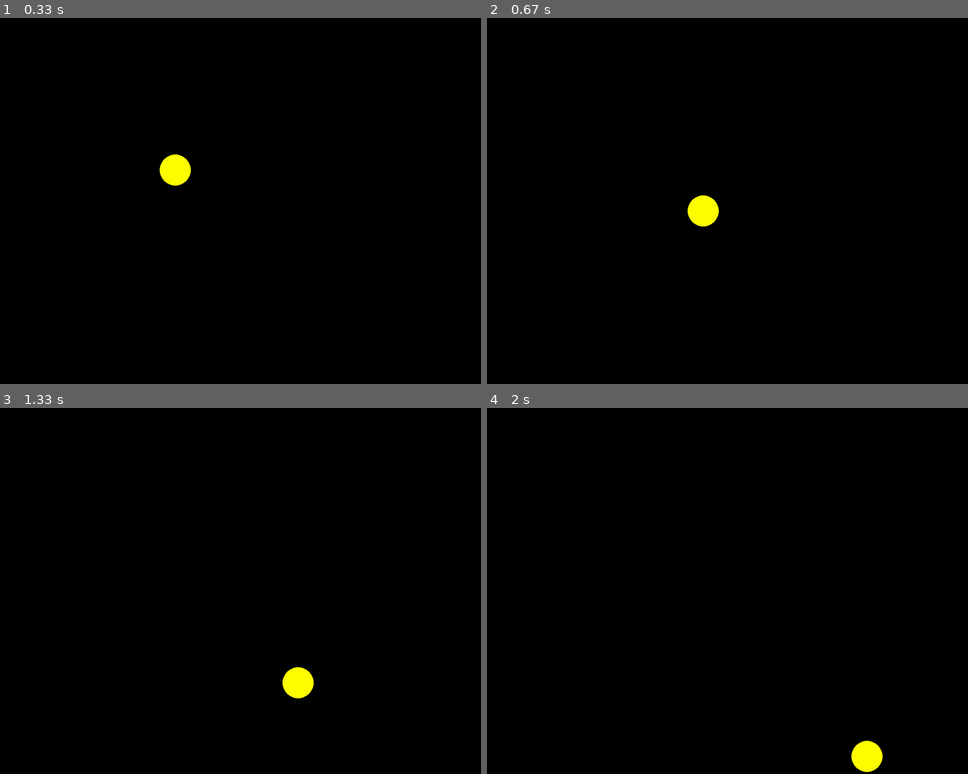
Above: before the commit, frames 1-4 (two rows, left to right).
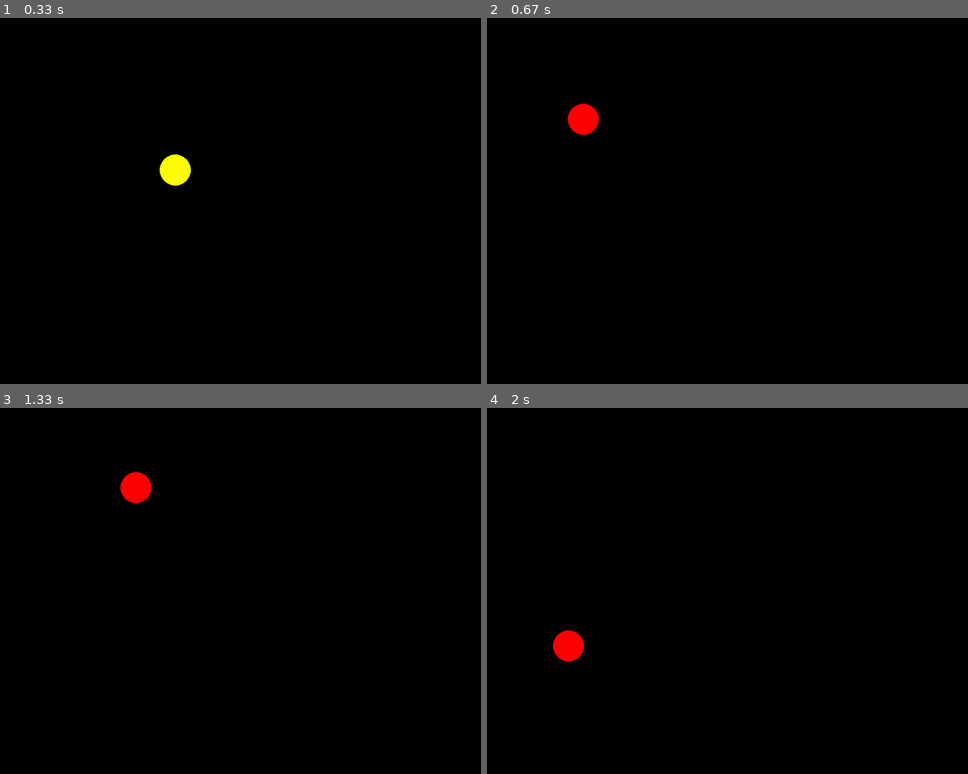
Above: after the commit, the same moments.

Repository: razorsee-ee/mfti
Game: pygame game, started from 1ab3/Catch a ball2.py
Same seed, same stepped clock (60 frames per second), same inputs: the game is played once before the commit and once after it.
Inputs (mouse positions are in pixels of both pictures, inside the frame that each line leads up to):
- Up to frame 1 (0.33 s): no input
- Up to frame 2 (0.67 s): click (732, 201) at 0.38 s
- Up to frame 3 (1.33 s): click (129, 594) at 0.72 s; click (317, 462) at 1.05 s
- Up to frame 4 (2 s): click (741, 466) at 1.38 s; click (737, 627) at 1.72 s

Frame 1 is identical in both runs. In frame 2, 0.9% of the frame differs, in the area x 16-49%, y 23-58%; in frame 3, 0.9%; in frame 4, 0.9%.

Commit message:
Работает, но с глобальными

Diff:
--- a/1ab3/Catch a ball2.py
+++ b/1ab3/Catch a ball2.py
@@ -3,12 +3,11 @@
 from random import randint
 pygame.init()
 
+
 x_screen = 1200
 y_screen = 900
-
 FPS = 30
 screen = pygame.display.set_mode((x_screen, y_screen))
-
 RED = (255, 0, 0)
 BLUE = (0, 0, 255)
 YELLOW = (255, 255, 0)
@@ -29,7 +28,8 @@
     circle(screen, color, (x, y), r)
 
 
-def click(x, y, n, dx, dy, A):
+def click():
+    global x, y, n, dx, dy, A, color
     x1 = A[0]
     y1 = A[1]
     if ((x1 - x) ** 2 + (y1 - y) ** 2) ** 0.5 <= r:
@@ -42,7 +42,17 @@
     y = randint(100, 700)
     dx *= -1 or 1
     dy *= -1 or 1
-    return x, y, n, dx, dy, color, A
+
+
+def new_position():
+    global x, y, dx, dy, r
+    x += dx
+    y += dy
+    if x >= x_screen - r or x < r:
+        dx *= -1
+    if y >= y_screen - r or y < r:
+        dy *= -1
+
 
 
 pygame.display.update()
@@ -58,13 +68,8 @@
             finished = True
         elif event.type == pygame.MOUSEBUTTONDOWN:
             A = pygame.mouse.get_pos()
-            click(x, y, n, dx, dy, A)
-    x += dx
-    y += dy
-    if x >= x_screen - r or x < r:
-        dx *= -1
-    if y >= y_screen - r or y < r:
-        dy *= -1
+            click()
+    new_position()
     new_ball(x, y, r)
     pygame.display.update()
     screen.fill(BLACK)
